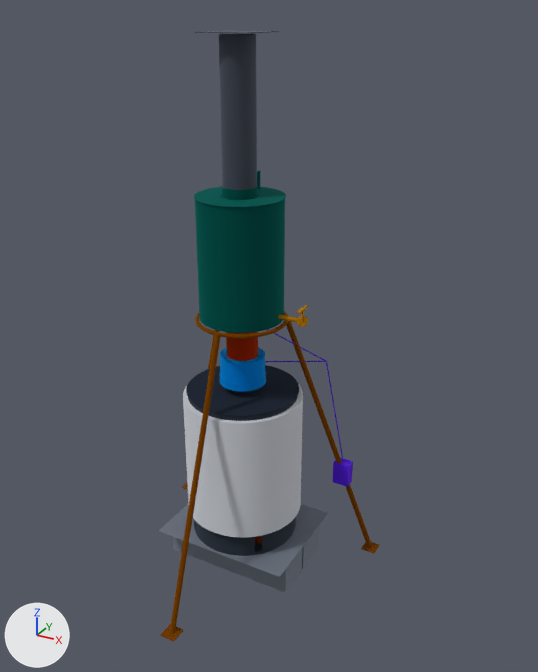
An edit to the glTF model media/model.glb, drawn before and after from the same camera.
Before and after are seen from a camera (50 mm lens) standing at (1.78, -2.95, 2.85) and looking at (0.19, -0.06, 1.4). The axes (+X, +Y, +Z) are drawn at lower left. The lights are the same throughout. The first picture is the older version. Where no turn or scale is listed for an object, it has been applied to the vertices.

Objects in the first picture: 'Burner throat (afterburner)', 'Flue pipe with rain cap', 'Insulation blanket', 'Jacket support tripod', 'Outer drum, 200 L (firebox shell)', 'Outer lid with flue collar', 'Plinth: blocks and ash pan', 'Secondary air shroud and damper', 'Water jacket, about 60 L, open-vented' and 2 more.
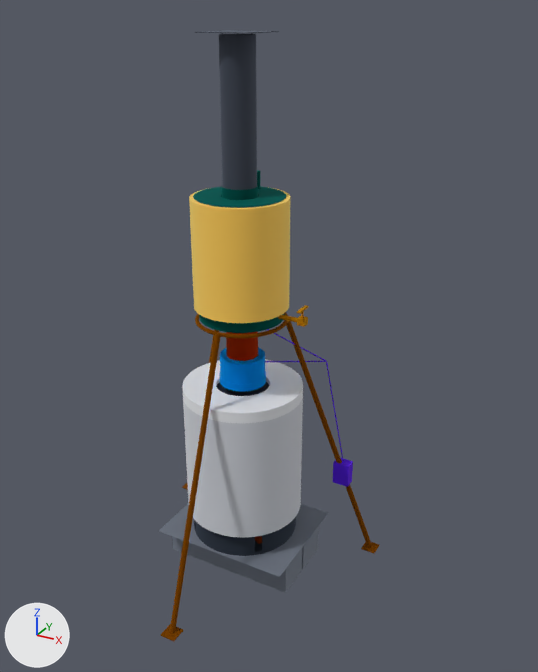
What the commit changed:
Material 'mat_15' (mat_mat_15) is new.
Its base color is (0.896, 0.905, 0.922) (white #f3f4f6).
Its metallic is 1.0.
Its roughness is 1.0.
Material 'mat_14' (mat_mat_14) is new.
Its base color is (0.982, 0.791, 0.254) (yellow #fde68a).
Its metallic is 1.0.
Its roughness is 1.0.
Mesh me_lid_and_top_band_blanket is new.
It has 756 vertices, 1512 faces and spans x -0.311..0.311, y -0.311..0.311, z 1.014..1.071.
It uses material mat_mat_15 (white #f3f4f6).
Mesh me_jacket_shell_blanket is new.
It has 504 vertices, 1008 faces and spans x -0.235..0.235, y -0.235..0.235, z 1.506..2.046.
It uses material mat_mat_14 (yellow #fde68a).
Object 'Lid and top band blanket' (ob_lid_and_top_band_blanket) is new; it shows me_lid_and_top_band_blanket.
Its location is (0.0, 0.0, 0.0).
Object 'Jacket shell blanket' (ob_jacket_shell_blanket) is new; it shows me_jacket_shell_blanket.
Its location is (0.0, 0.0, 0.0).

Location of each change, (x1, y1, x2, y2) in pixels of the pictures (538 x 672 px):
'Jacket shell blanket', added
    after: (189, 187, 290, 323)
'Lid and top band blanket', added
    after: (182, 359, 303, 423)
'Water jacket, about 60 L, open-vented', unchanged, covered by the edit
    both: (193, 170, 286, 333)
'Outer lid with flue collar', unchanged, covered by the edit
    before: (186, 365, 299, 416)
    after: (216, 382, 270, 396)
